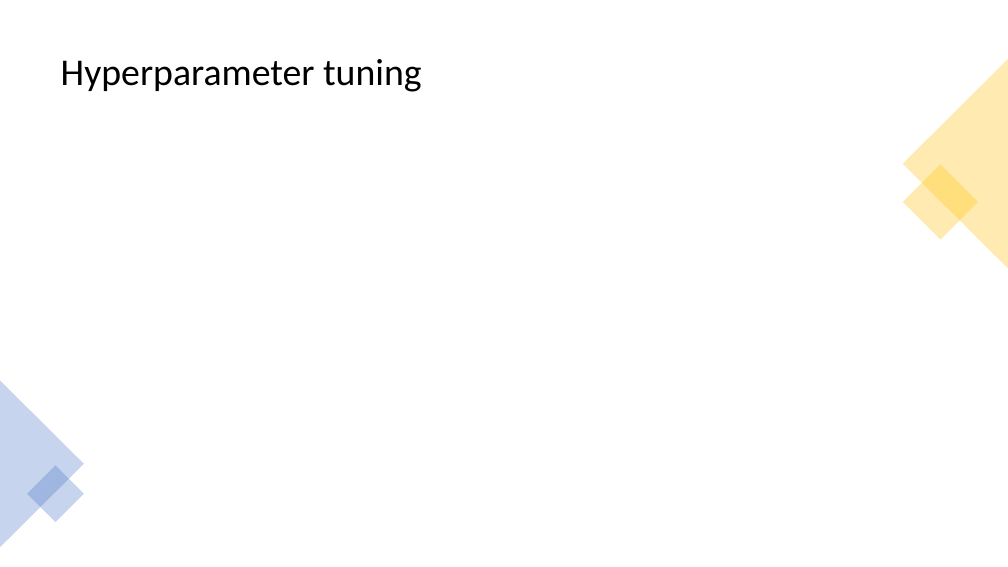
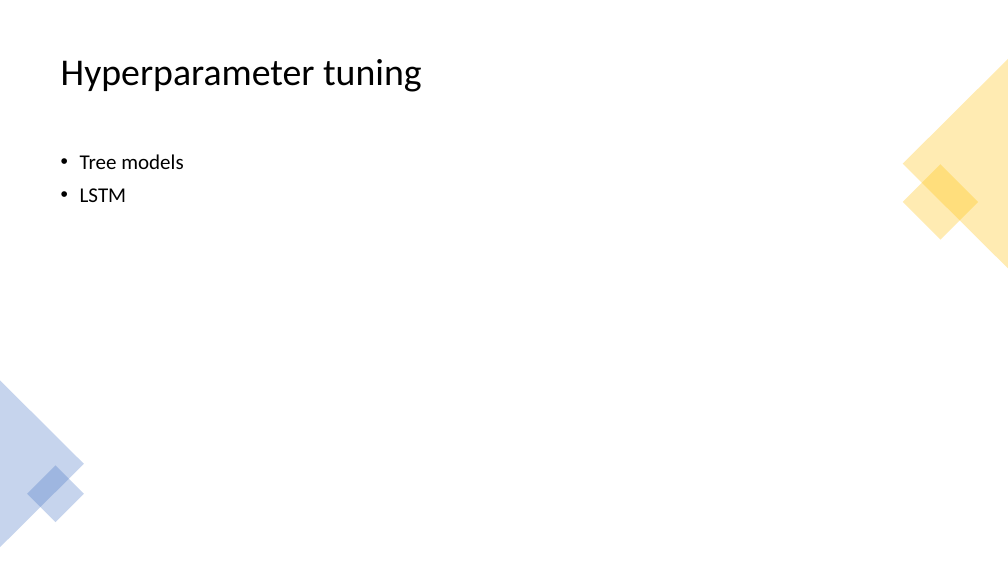
Before and after one commit to jiahui890/time-series-forecasting-store-sales, a slide deck: slide 10 of references/design.pptx (slide 11 before the commit). Drawn at 1008x567 pixels with LibreOffice and Linux fonts; fonts in the diff are those of the drawing. Boxes give left, top, right and bottom in pixels: in the first picture for what was removed or moved away, otherwise in the second. Text is boxed around its words. In the diff, an @@ line names an element or a change of style, - is before the commit and + after.

```diff
--- a/references/design.pptx
+++ b/references/design.pptx
@@ text added at (80, 154, 183, 202), 20 pt, text #000000 @@
+• Tree models
+• LSTM
```
Also in this commit, not shown: 5 other slides changed, 2 slides removed, 4 other files.
